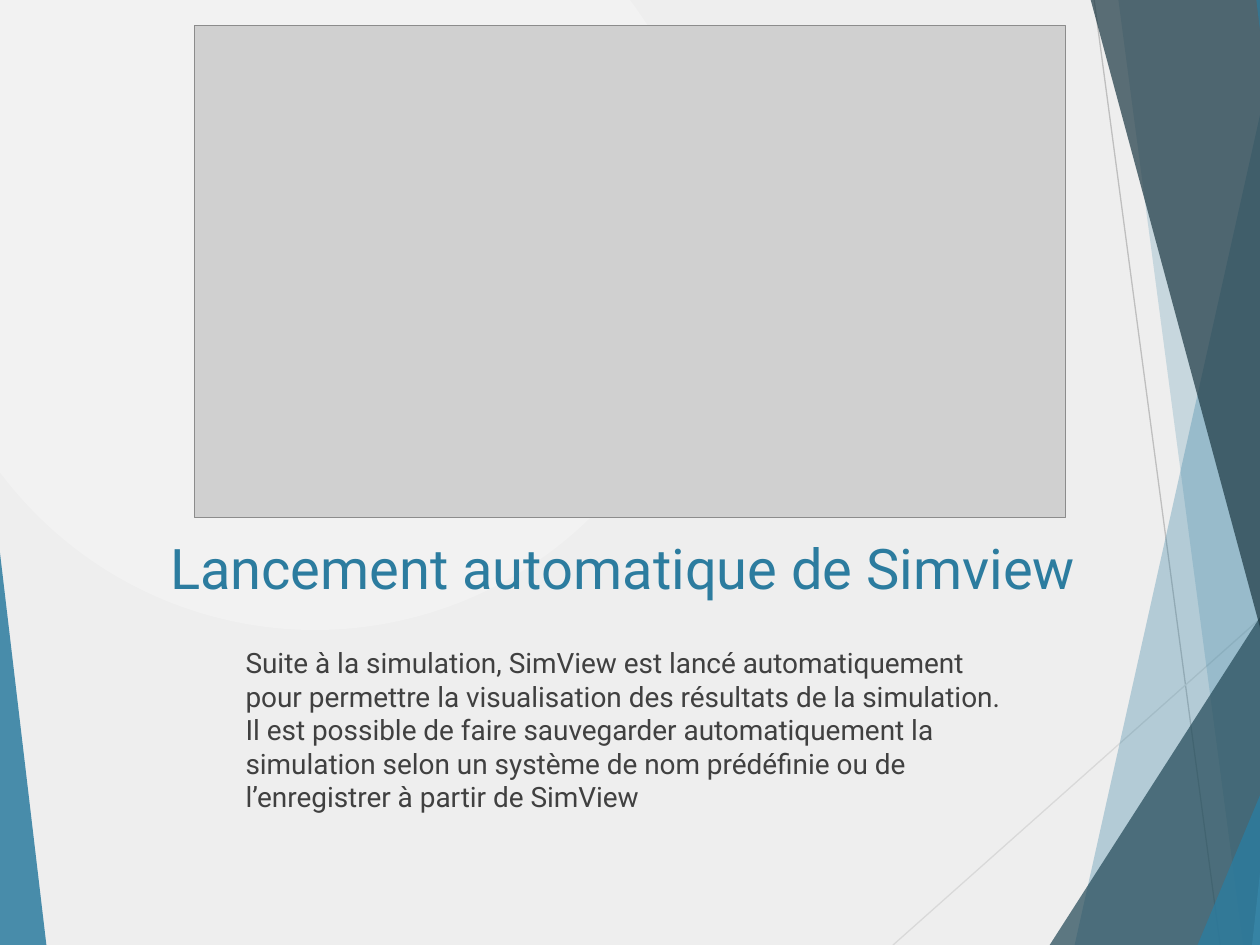
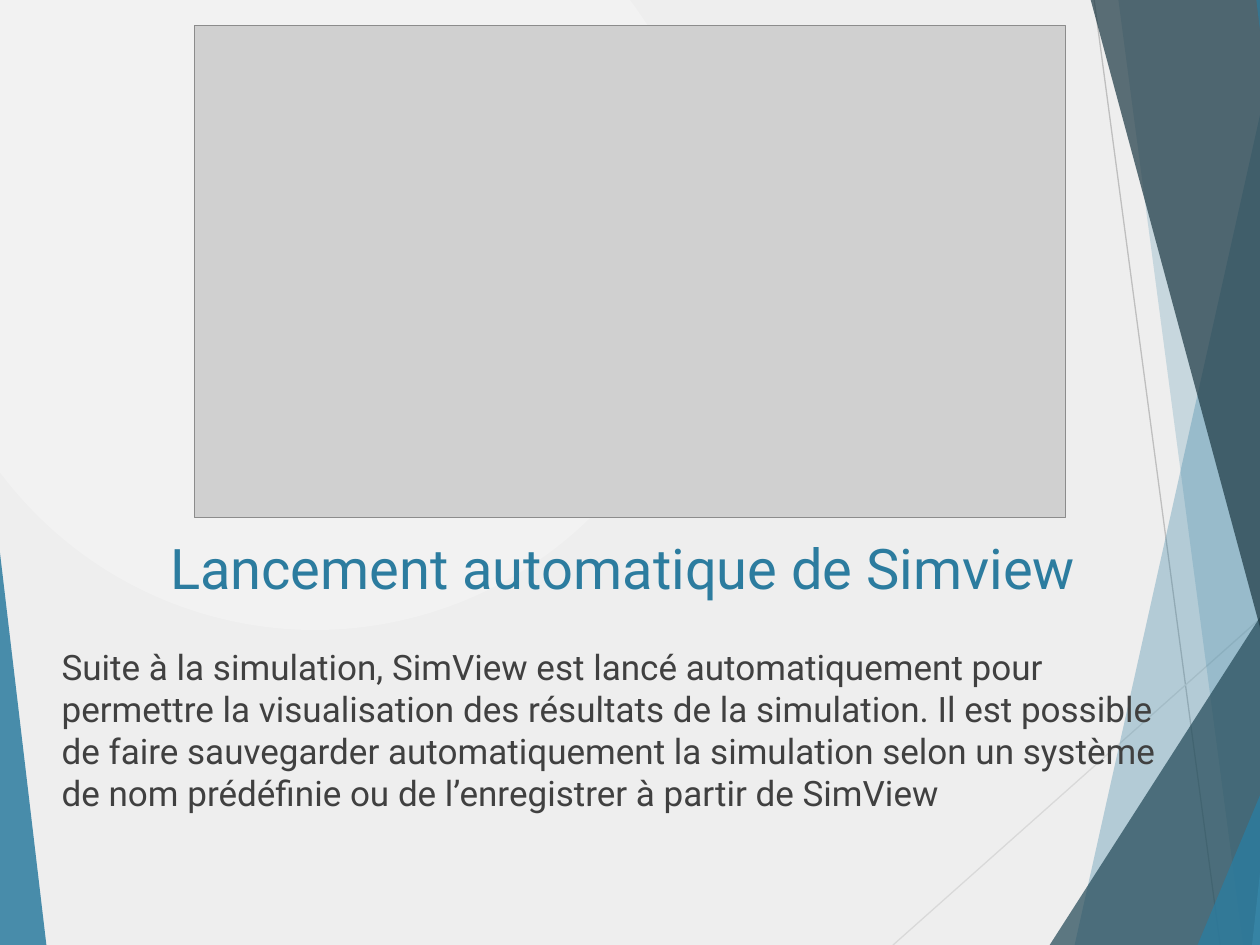
Before and after one commit to danthib76/DesignIV, a slide deck: slide 24 of Remise/Remise 2/Presentation_Remise_2.pptx (slide 19 before the commit). Drawn at 1260x945 pixels with LibreOffice and Linux fonts; fonts in the diff are those of the drawing; grey boxes stand for pictures. Boxes give left, top, right and bottom in pixels: in the first picture for what was removed or moved away, otherwise in the second. Text is boxed around its words. In the diff, an @@ line names an element or a change of style, - is before the commit and + after.

Commit message:
Ajout images simulation Psim

```diff
--- a/Remise/Remise 2/Presentation_Remise_2.pptx
+++ b/Remise/Remise 2/Presentation_Remise_2.pptx
@@ text "Suite à la simulation, SimView ...": place and size @@
-text "Suite à la simulation, SimView ..." at box(246, 652, 1000, 813)
+text "Suite à la simulation, SimView ..." at box(62, 653, 1155, 814)
@@ text "Suite à la simulation, SimView ..." at box(62, 653, 1155, 814): size 16 to 20 pt @@
```
Also in this commit, not shown: 9 other slides changed, 16 slides added, 5 slides removed.
